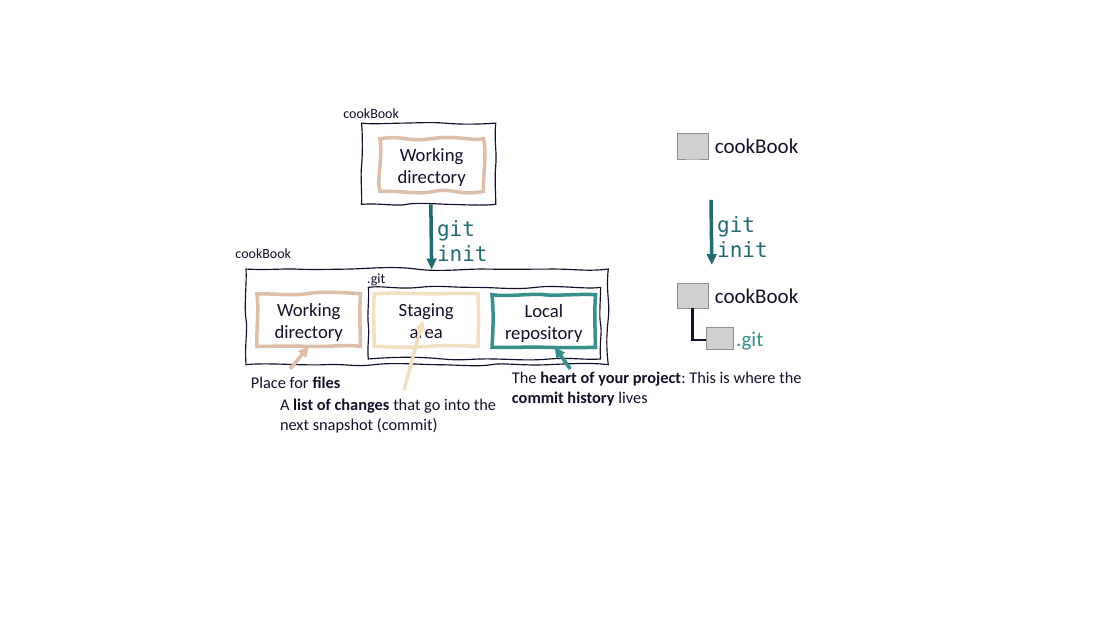
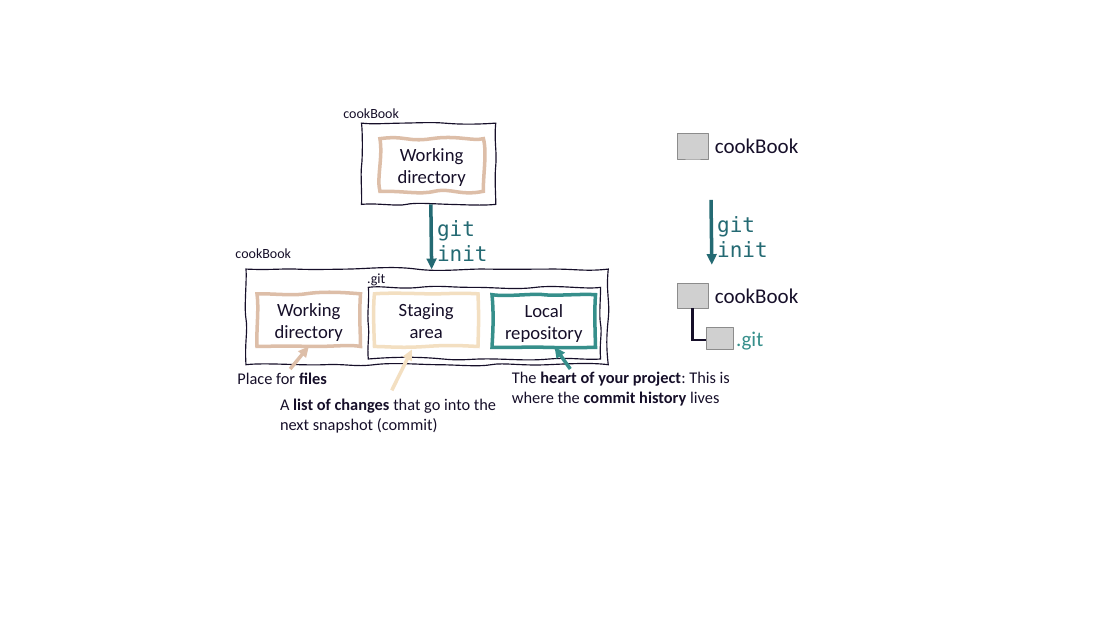
Before and after one commit to selinaZitrone/get-started-with-git, a slide deck: slide 10 of slides/img/images.pptx. Drawn at 1120x630 pixels with LibreOffice and Linux fonts; fonts in the diff are those of the drawing; grey boxes stand for pictures. Boxes give left, top, right and bottom in pixels: in the first picture for what was removed or moved away, otherwise in the second. Text is boxed around its words. In the diff, an @@ line names an element or a change of style, - is before the commit and + after.

```diff
--- a/slides/img/images.pptx
+++ b/slides/img/images.pptx
@@ arrow moved from (404, 391) - (423, 321) to (392, 391) - (412, 350) @@
@@ text "Place for files": place and size @@
-text "Place for files" at box(251, 376, 341, 388)
+text "Place for files" at box(237, 372, 327, 384)
@@ text "The heart of your project: ..." rewrapped from box(512, 371, 801, 406) to box(512, 371, 730, 406) @@
```
Also in this commit, not shown: 5 other slides changed, 3 slides added, 1 slide removed, 2 other files.
